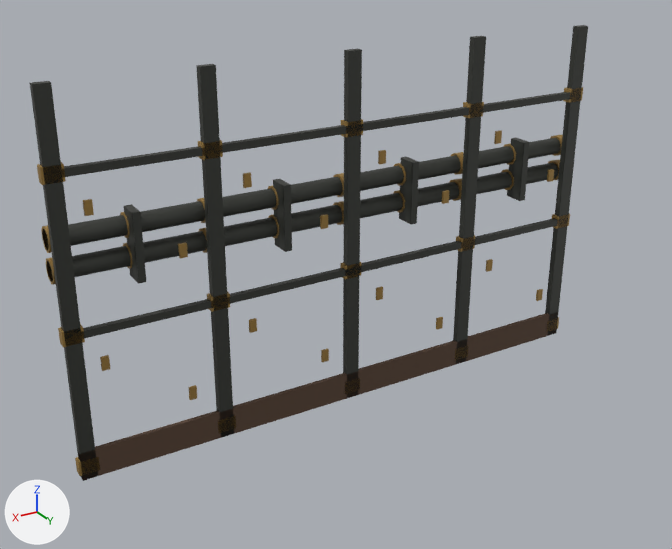
Before and after pictures for a commit that changed the glTF model godot/assets/kit/town/retaining_b.glb.
Before and after are seen from a 50 mm lens placed at (6.3, 10.03, 7.03), pointed at (0.41, 0.21, 2.11). The lights are fixed; the arrows at lower left show +X, +Y and +Z. The picture after the commit comes second. Vertices at exactly the same position are counted once.

In view in the first picture: 'retaining_b'.
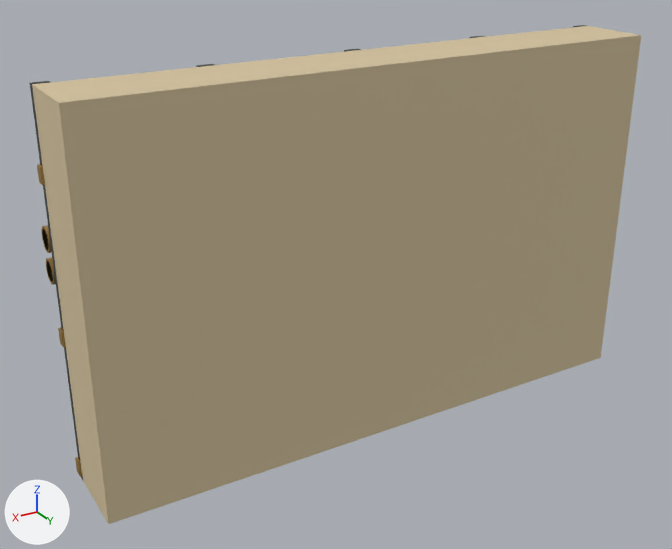
Edits to the bpy script that builds the scene:
```text
Add mat_shell:
    mat_shell = bpy.data.materials.new('shell')
    # nodes: BsdfPrincipled, Mix, OutputMaterial, VertexColor
    # colours: pale yellow #e9dfc9, mixed with the vertex colours
Change me_retaining_b:
    used by ob_retaining_b; location = (0.0, 0.0, 0.0)
    remove me_retaining_b.from_pydata(...)  # 742 vertices, 1236 faces; spans x -4.03..4.03, y -0.47..0.0, z 0.0..5.0
    add me_retaining_b.from_pydata(...)  # 746 vertices, 1248 faces; spans x -4.03..4.03, y -0.47..1.0, z 0.0..5.0
    me_retaining_b part 1
    4 vertices are added at (-4.0, 1.0, 0.0), (4.0, 1.0, 0.0), (-4.0, 1.0, 5.0), (4.0, 1.0, 5.0)
    12 new faces join them, mat_shell
    add me_retaining_b.materials.append(mat_shell)
```

What differs and where, as boxes [x1, y1, x2, y2] in the pictures (672 x 549 px):
'retaining_b', reshaped (9% wider, 9% taller)
    before: [30, 25, 588, 481]
    after: [30, 25, 641, 524]
part 1 of me_retaining_b, added
    after: [32, 26, 641, 524]
